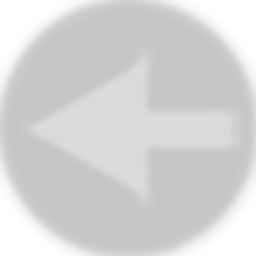
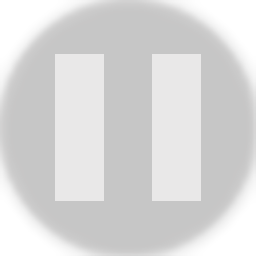
Before/after of a 256 × 256 layered artwork. What changed in the layer stack:
added layer "Rectangle 1" above "pause copy" over [55, 54, 201, 201]
hid "arrow left copy 2" over [24, 47, 245, 209]
